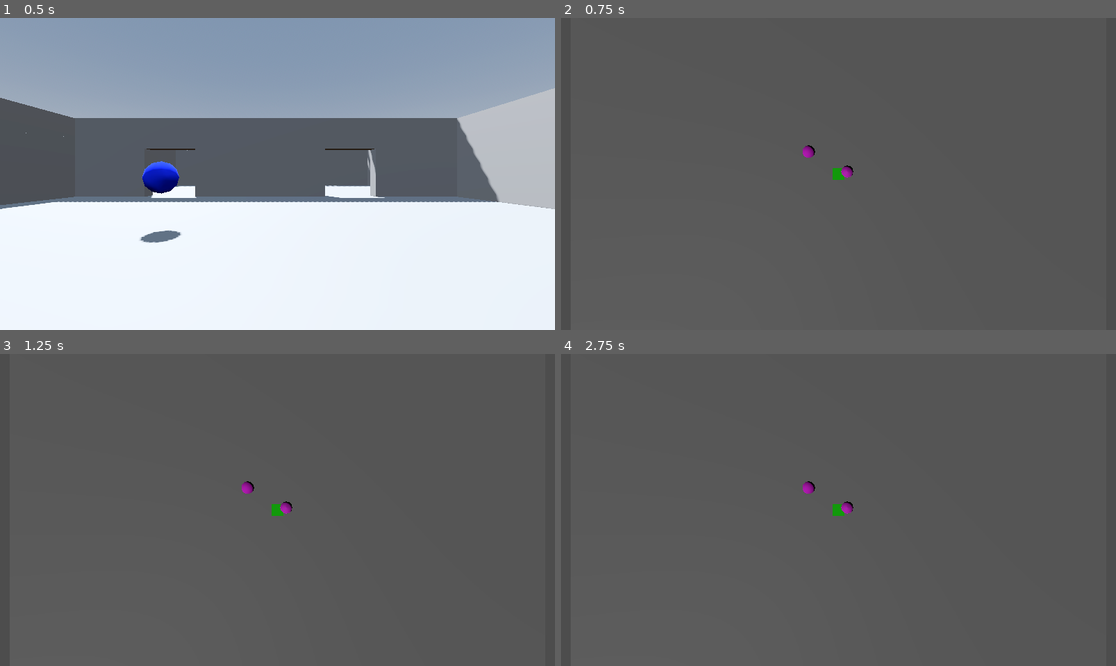
Above: before the commit, frames 1-4 (two rows, left to right).
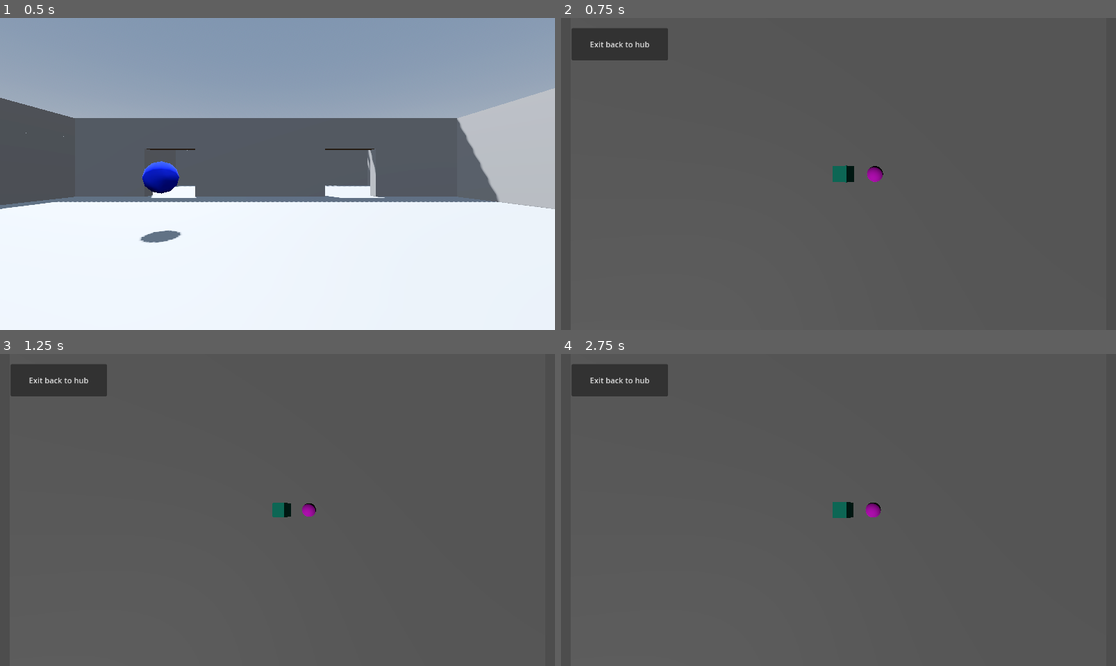
Above: after the commit, the same moments.

Repository: gingeapple182/COMP3000
Game: Godot game, scene res://Scenes/main.tscn
The game is run twice, just before and just after one commit, with the same random seed, the same clock (stepped at 60 frames per second) and the same inputs. Before the commit the project starts from res://main.tscn.
Inputs (mouse positions are in pixels of both pictures, inside the frame that each line leads up to):
- Up to frame 1 (0.5 s): no input
- Up to frame 2 (0.75 s): tap Enter (ui_accept) at 0.5 s; move the mouse to (960, 158) at 0.52 s; hold Right (ui_right) from 0.53 s (still down); hold L (switch_scene) from 0.53 s (still down); click (960, 158) at 0.67 s
- Up to frame 3 (1.25 s): keep holding Right (ui_right); keep holding L (switch_scene); tap Enter (ui_accept) at 0.77 s
- Up to frame 4 (2.75 s): move the mouse to (727, 525) at 1.27 s; release Right (ui_right) at 1.28 s; release L (switch_scene) at 1.28 s; hold Down (ui_down) 1.28-2.03 s; tap ` (freefly) at 1.35 s; click (727, 525) at 1.42 s; tap Enter (ui_accept) at 1.52, 2 s; tap L (switch_scene) at 1.55, 2.3 s; move the mouse to (894, 441) at 2.02 s; hold Right (ui_right) from 2.03 s (still down); hold F (interact) from 2.03 s (still down); click (894, 441) at 2.17 s

Frame 1 is identical in both runs. In frame 2, 2.1% of the frame differs, in the area x 1-59%, y 3-53%; in frame 3, 2.1%; in frame 4, 2.1%.

Commit message:
Prototype - Scene transitions
puzzle_test.tscn:
- Created ability to raycast from mouse
- Raycast allows pickup of objects to a defined height
- Added button to manually transition to Hub
misc:
- Rearranged scripts into Scripts/ folder
- Moved main.tscn into Scenes/ folder
- Fixed scene toggles to represent changes

Diff:
--- a/Scenes/PuzzleSceneController.gd
+++ b/Scenes/PuzzleSceneController.gd
@@ -1,14 +1,89 @@
 extends Node3D
 
+@onready var camera = $Camera3D
+@onready var exit_button = $CanvasLayer/Button
+
+var grabbed: RigidBody3D = null
+var grab_offset: Vector3 = Vector3.ZERO
+const hover_height := 5.0
+const lerp_speed := 10.0
 
 # Called when the node enters the scene tree for the first time.
 func _ready() -> void:
-	pass # Replace with function body.
+	Input.set_mouse_mode(Input.MOUSE_MODE_VISIBLE)
+
+
+func get_mouse_hit():
+	var mouse_pos = get_viewport().get_mouse_position()
+	var origin = camera.project_ray_origin(mouse_pos)
+	var direction = camera.project_ray_normal(mouse_pos)
+	var space = get_world_3d().direct_space_state
+	var query = PhysicsRayQueryParameters3D.new()
+	query.from = origin
+	query.to = origin + direction * 500
+	query.collide_with_bodies = true
+	query.collide_with_areas = false
+	query.collision_mask = 0xFFFFFFFF   # all layers
+	if grabbed:
+		query.exclude = [grabbed]
+	else:
+		query.exclude = []
+	var result = space.intersect_ray(query)
+	return result
+
 
 func _input(event):
+	# Return to main scene
 	if event.is_action_pressed("switch_scene"):
-		get_tree().change_scene_to_file("res://Main.tscn")
+		Input.set_mouse_mode(Input.MOUSE_MODE_CAPTURED)
+		get_tree().change_scene_to_file("res://Scenes/main.tscn")
+
+	if event is InputEventMouseButton and event.pressed:
+		var hit = get_mouse_hit()
+		if hit:
+			print("Hit collider:", hit.collider)
+		else:
+			print("No hit")
+
+	# Pick up
+	if event is InputEventMouseButton and event.button_index == MOUSE_BUTTON_LEFT and event.pressed:
+		var hit = get_mouse_hit()
+		if hit and hit.collider is RigidBody3D:
+			grabbed = hit.collider
+			grab_offset = Vector3.ZERO
+			grabbed.gravity_scale = 0.0
+			grabbed.linear_velocity = Vector3.ZERO
+
+	# Drop
+	if event is InputEventMouseButton and event.button_index == MOUSE_BUTTON_LEFT and not event.pressed:
+		if grabbed:
+			grabbed.gravity_scale = 1.0
+			grabbed.linear_velocity = Vector3.ZERO
+			grabbed.angular_velocity = Vector3.ZERO
+		grabbed = null
+
+
+func _physics_process(delta):
+	if grabbed:
+		var hit = get_mouse_hit()
+		if hit:
+			# Get the ground point under the mouse
+			var ground_pos = hit.position
+			var target_pos = ground_pos + Vector3.UP * hover_height
+			var current = grabbed.global_transform.origin
+			var new_pos = current.lerp(target_pos, lerp_speed * delta)
+
+			grabbed.global_transform.origin = new_pos
+			# Prevent weird physics behaviour while holding
+			grabbed.linear_velocity = Vector3.ZERO
+			grabbed.angular_velocity = Vector3.ZERO
+
 
 # Called every frame. 'delta' is the elapsed time since the previous frame.
-func _process(delta: float) -> void:
+func _process(_delta: float) -> void:
 	pass
+
+
+func _on_button_pressed() -> void:
+	Input.set_mouse_mode(Input.MOUSE_MODE_CAPTURED)
+	get_tree().change_scene_to_file("res://Scenes/main.tscn")
--- a/main.tscn
+++ b/Scenes/main.tscn
@@ -1,7 +1,8 @@
-[gd_scene load_steps=8 format=3 uid="uid://crxh6se4m0rxq"]
+[gd_scene load_steps=9 format=3 uid="uid://crxh6se4m0rxq"]
 
-[ext_resource type="PackedScene" uid="uid://bs72ogkvdd7d6" path="res://addons/proto_controller/proto_controller.tscn" id="1_88mb6"]
-[ext_resource type="Script" path="res://Interactable.gd" id="2_5llq5"]
+[ext_resource type="Script" path="res://Scripts/main_scene.gd" id="1_qh2xr"]
+[ext_resource type="PackedScene" uid="uid://bs72ogkvdd7d6" path="res://addons/proto_controller/proto_controller.tscn" id="2_aomcw"]
+[ext_resource type="Script" path="res://Scripts/Interactable.gd" id="3_c2668"]
 
 [sub_resource type="ProceduralSkyMaterial" id="ProceduralSkyMaterial_cebsl"]
 sky_horizon_color = Color(0.64625, 0.65575, 0.67075, 1)
@@ -22,6 +23,7 @@
 [sub_resource type="SphereShape3D" id="SphereShape3D_4fhih"]
 
 [node name="Main" type="Node3D"]
+script = ExtResource("1_qh2xr")
 
 [node name="WorldEnvironment" type="WorldEnvironment" parent="."]
 environment = SubResource("Environment_jwtab")
@@ -86,14 +88,14 @@
 operation = 2
 size = Vector3(1, 1, 0.2)
 
-[node name="ProtoController" parent="." instance=ExtResource("1_88mb6")]
+[node name="ProtoController" parent="." instance=ExtResource("2_aomcw")]
 transform = Transform3D(1, 0, 0, 0, 1, 0, 0, 0, 1, 15.6, 0.5, 6.3)
 
 [node name="CSGBox3D2" type="CSGSphere3D" parent="."]
 transform = Transform3D(1, 0, 0, 0, 1, 0, 0, 0, 1, 12, 2.09476, 0)
 use_collision = true
 material = SubResource("StandardMaterial3D_qep7p")
-script = ExtResource("2_5llq5")
+script = ExtResource("3_c2668")
 
 [node name="CollisionShape3D" type="CollisionShape3D" parent="CSGBox3D2"]
 shape = SubResource("SphereShape3D_4fhih")
--- a/Scenes/puzzle_test.tscn
+++ b/Scenes/puzzle_test.tscn
@@ -1,24 +1,28 @@
-[gd_scene load_steps=8 format=3 uid="uid://cely1nigw5ulo"]
+[gd_scene load_steps=10 format=3 uid="uid://cely1nigw5ulo"]
 
 [ext_resource type="Script" path="res://Scenes/PuzzleSceneController.gd" id="1_i4ntq"]
 
-[sub_resource type="StandardMaterial3D" id="StandardMaterial3D_mdgsg"]
-albedo_color = Color(1, 0.12549, 1, 1)
-
-[sub_resource type="SphereMesh" id="SphereMesh_sfyb4"]
-material = SubResource("StandardMaterial3D_mdgsg")
-
-[sub_resource type="StandardMaterial3D" id="StandardMaterial3D_ogmxa"]
-albedo_color = Color(0.0980392, 1, 0, 1)
-
-[sub_resource type="StandardMaterial3D" id="StandardMaterial3D_4neq0"]
-albedo_color = Color(1, 0.176471, 1, 1)
-
-[sub_resource type="BoxShape3D" id="BoxShape3D_vudnq"]
+[sub_resource type="BoxShape3D" id="BoxShape3D_n4eam"]
 size = Vector3(50, 1, 50)
 
-[sub_resource type="BoxMesh" id="BoxMesh_evdfp"]
+[sub_resource type="BoxMesh" id="BoxMesh_fcuqc"]
 size = Vector3(50, 1, 50)
+
+[sub_resource type="BoxShape3D" id="BoxShape3D_df375"]
+
+[sub_resource type="StandardMaterial3D" id="StandardMaterial3D_wyxvq"]
+albedo_color = Color(0, 0.632447, 0.519391, 1)
+
+[sub_resource type="BoxMesh" id="BoxMesh_4q4nm"]
+material = SubResource("StandardMaterial3D_wyxvq")
+
+[sub_resource type="SphereShape3D" id="SphereShape3D_ffyaw"]
+
+[sub_resource type="StandardMaterial3D" id="StandardMaterial3D_h7wpf"]
+albedo_color = Color(1, 0, 1, 1)
+
+[sub_resource type="SphereMesh" id="SphereMesh_iake5"]
+material = SubResource("StandardMaterial3D_h7wpf")
 
 [node name="Puzzle_Test" type="Node3D"]
 script = ExtResource("1_i4ntq")
@@ -27,33 +31,49 @@
 transform = Transform3D(1, 0, 0, 0, -4.37114e-08, 1, 0, -1, -4.37114e-08, 0, 19.4698, 0)
 current = true
 
-[node name="Ball" type="MeshInstance3D" parent="."]
-transform = Transform3D(1, 0, 0, 0, 1, 0, 0, 0, 1, -2.4, 3.1, -1.8)
-mesh = SubResource("SphereMesh_sfyb4")
-
 [node name="DirectionalLight3D" type="DirectionalLight3D" parent="."]
 transform = Transform3D(0.766044, 0.492404, -0.413176, 0, 0.642788, 0.766044, 0.642788, -0.586824, 0.492404, -21.6372, 13.5293, 19.5135)
 light_energy = 0.411
 
-[node name="CSGBox3D" type="CSGBox3D" parent="."]
-transform = Transform3D(1, 0, 0, 0, 1, 0, 0, 0, 1, 0, 0.994761, 0)
-use_collision = true
-material = SubResource("StandardMaterial3D_ogmxa")
-
-[node name="CSGBox3D2" type="CSGSphere3D" parent="."]
-transform = Transform3D(1, 0, 0, 0, 1, 0, 0, 0, 1, 0.715248, 2.83184, -0.19825)
-use_collision = true
-material = SubResource("StandardMaterial3D_4neq0")
-
-[node name="CSGMesh3D" type="CSGMesh3D" parent="."]
-visible = false
-use_collision = true
-
 [node name="Ground" type="StaticBody3D" parent="."]
+collision_layer = 2
 
 [node name="CollisionShape3D" type="CollisionShape3D" parent="Ground"]
-shape = SubResource("BoxShape3D_vudnq")
+shape = SubResource("BoxShape3D_n4eam")
 
 [node name="Plane" type="MeshInstance3D" parent="Ground"]
-mesh = SubResource("BoxMesh_evdfp")
+mesh = SubResource("BoxMesh_fcuqc")
 skeleton = NodePath("../..")
+
+[node name="Objects" type="Node3D" parent="."]
+
+[node name="Box" type="RigidBody3D" parent="Objects"]
+transform = Transform3D(0.866025, -0.5, 0, 0.5, 0.866025, 0, 0, 0, 1, 0.3, 6.8, 0)
+collision_mask = 3
+
+[node name="CollisionShape3D" type="CollisionShape3D" parent="Objects/Box"]
+shape = SubResource("BoxShape3D_df375")
+
+[node name="MeshInstance3D" type="MeshInstance3D" parent="Objects/Box"]
+mesh = SubResource("BoxMesh_4q4nm")
+
+[node name="Ball" type="RigidBody3D" parent="Objects"]
+transform = Transform3D(0.866025, -0.5, 0, 0.5, 0.866025, 0, 0, 0, 1, 2.3, 6.8, 0)
+collision_mask = 3
+
+[node name="CollisionShape3D" type="CollisionShape3D" parent="Objects/Ball"]
+shape = SubResource("SphereShape3D_ffyaw")
+
+[node name="MeshInstance3D" type="MeshInstance3D" parent="Objects/Ball"]
+mesh = SubResource("SphereMesh_iake5")
+
+[node name="CanvasLayer" type="CanvasLayer" parent="."]
+
+[node name="Button" type="Button" parent="CanvasLayer"]
+offset_left = 22.0
+offset_top = 21.0
+offset_right = 222.0
+offset_bottom = 88.0
+text = "Exit back to hub"
+
+[connection signal="pressed" from="CanvasLayer/Button" to="." method="_on_button_pressed"]
--- /dev/null
+++ b/Scripts/main_scene.gd
@@ -0,0 +1,11 @@
+extends Node3D
+
+
+# Called when the node enters the scene tree for the first time.
+func _ready() -> void:
+	pass # Replace with function body.
+
+
+# Called every frame. 'delta' is the elapsed time since the previous frame.
+func _process(delta: float) -> void:
+	pass
--- a/project.godot
+++ b/project.godot
@@ -11,7 +11,7 @@
 [application]
 
 config/name="COMP3000"
-run/main_scene="res://main.tscn"
+run/main_scene="res://Scenes/main.tscn"
 config/features=PackedStringArray("4.3", "Forward Plus")
 config/icon="res://icon.svg"
 
Renamed: Interactable.gd -> Scripts/Interactable.gd
Renamed: SceneToggle.gd -> Scripts/SceneToggle.gd
